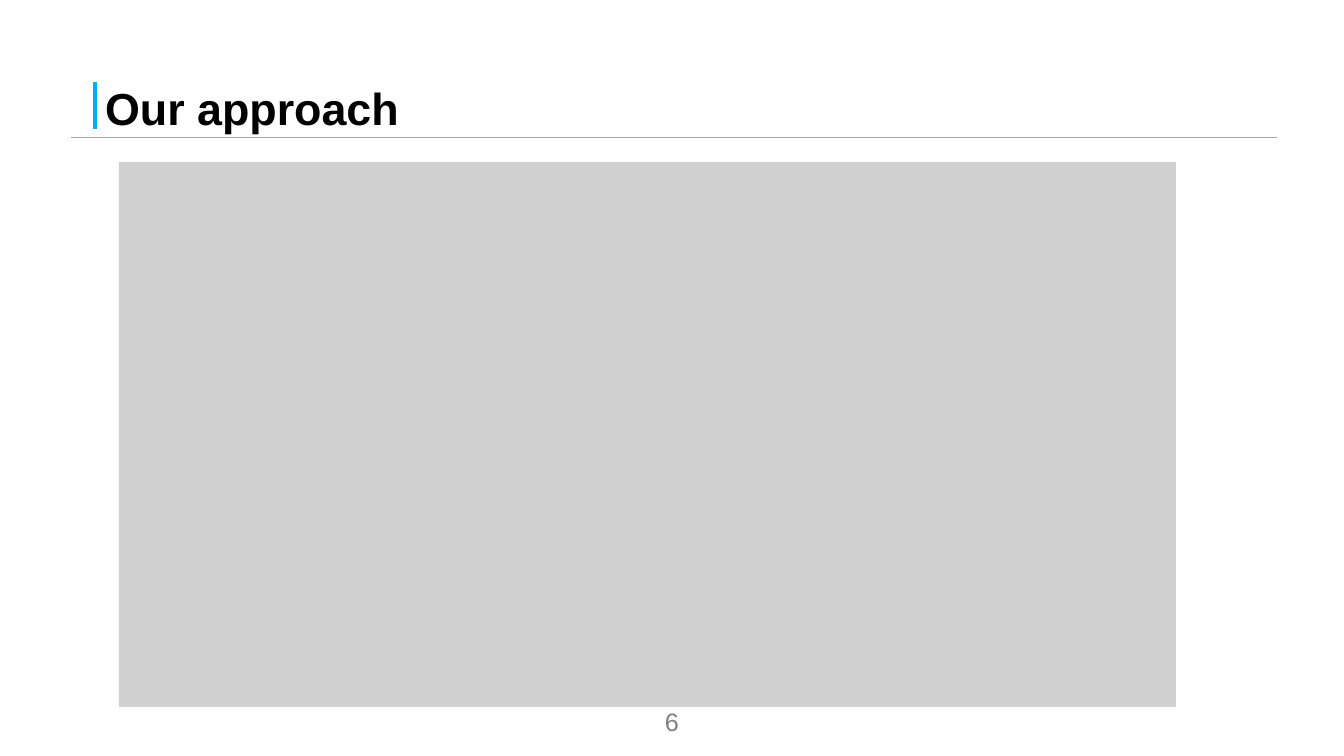
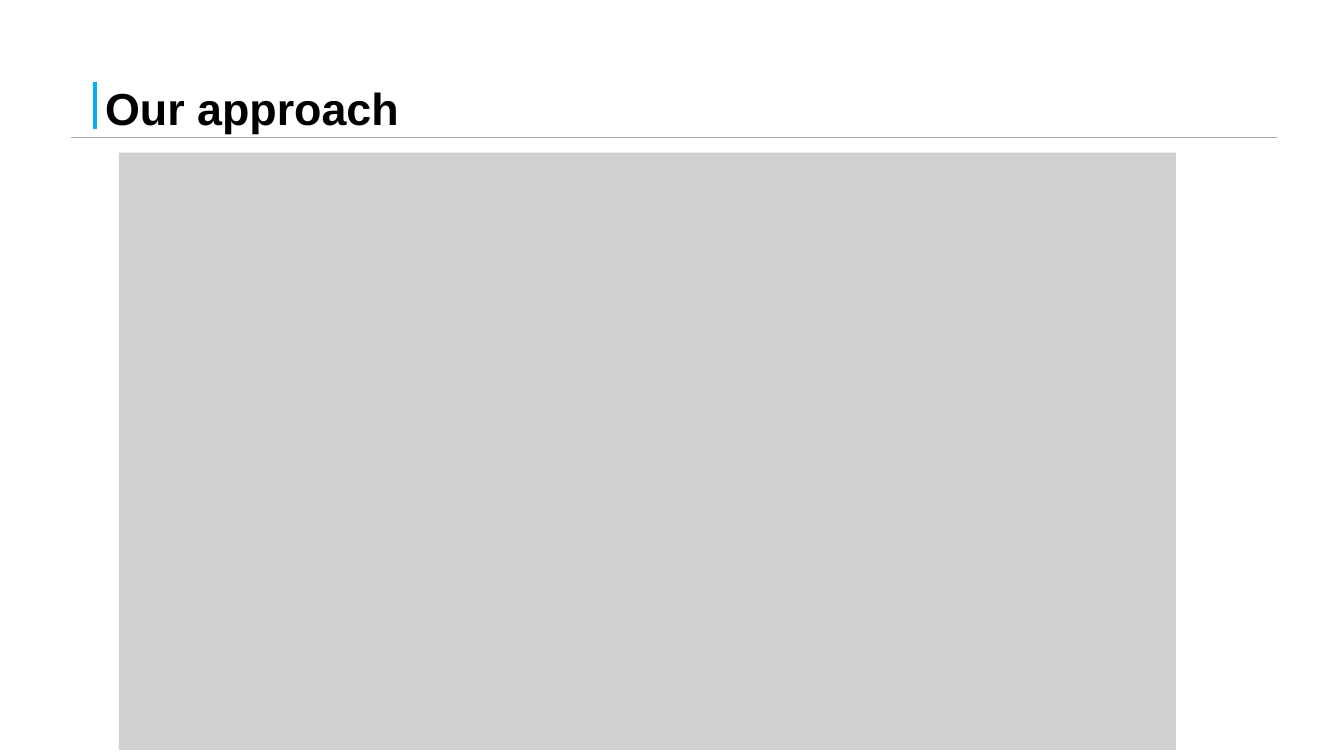
Before and after one commit to guoyuanzhen321/AAAI2019-Slide, a slide deck: slide 6 of AAAI2019_Efficient_Marginal_Inference_in_Continuous_MRFs.pptx. Drawn at 1344x756 pixels with LibreOffice and Linux fonts; fonts in the diff are those of the drawing; grey boxes stand for pictures; background and template pictures are left out. Boxes give left, top, right and bottom in pixels: in the first picture for what was removed or moved away, otherwise in the second. Text is boxed around its words. In the diff, an @@ line names an element or a change of style, - is before the commit and + after.

```diff
--- a/AAAI2019_Efficient_Marginal_Inference_in_Continuous_MRFs.pptx
+++ b/AAAI2019_Efficient_Marginal_Inference_in_Continuous_MRFs.pptx
@@ picture: place and size @@
-picture at (119,162,1177,707)
+picture at (119,152,1177,750)
@@ page number removed at (665,713,679,731) @@
-6
```
Also in this commit, not shown: 1 other slide changed, 1 other file.
